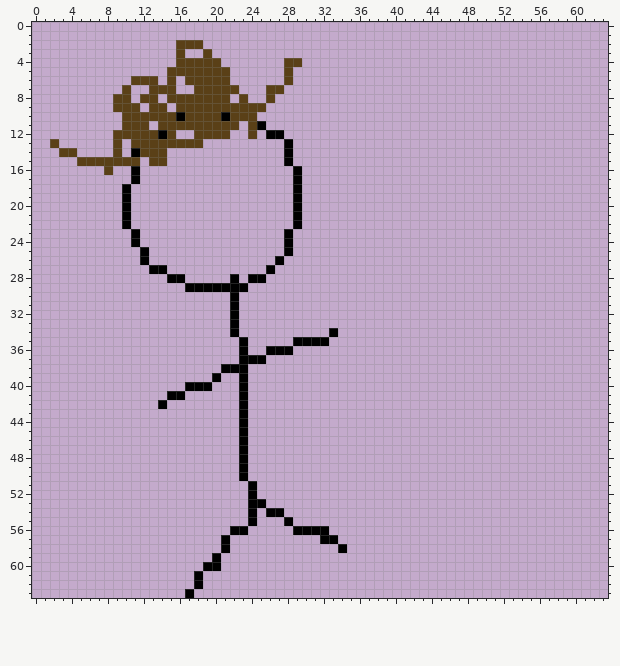
One commit to this pixel-art sprite: DevcadeGame/Content/P1Standing - Temp.png. The picture above was drawn from the file before the commit.
The file is 128x128 pixels, drawn in blocks of 2x2; one block is one cell here.
After:
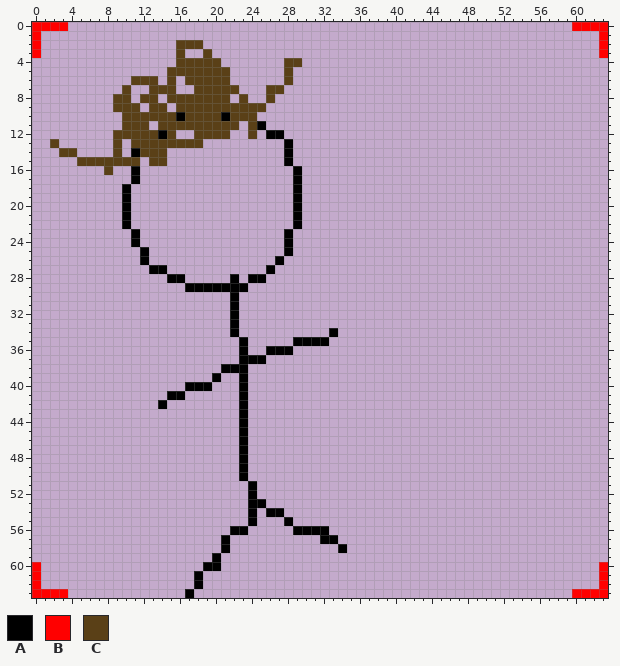
Palette (. is transparent): A #000000  B #ff0000  C #5a4017
Changes in this commit:
y 0: x 0..3 .... -> BBBB; x 60..63 .... -> BBBB
y 1..3: x 0 . -> B; x 63 . -> B
y 60..62: x 0 . -> B; x 63 . -> B
y 63: x 0..3 .... -> BBBB; x 60..63 .... -> BBBB
Boxes around the changes in both pictures, in picture pixels (x1, y1, x2, y2):
added: (32, 22, 68, 58)
added: (572, 22, 608, 58)
added: (32, 562, 68, 598)
added: (572, 562, 608, 598)
